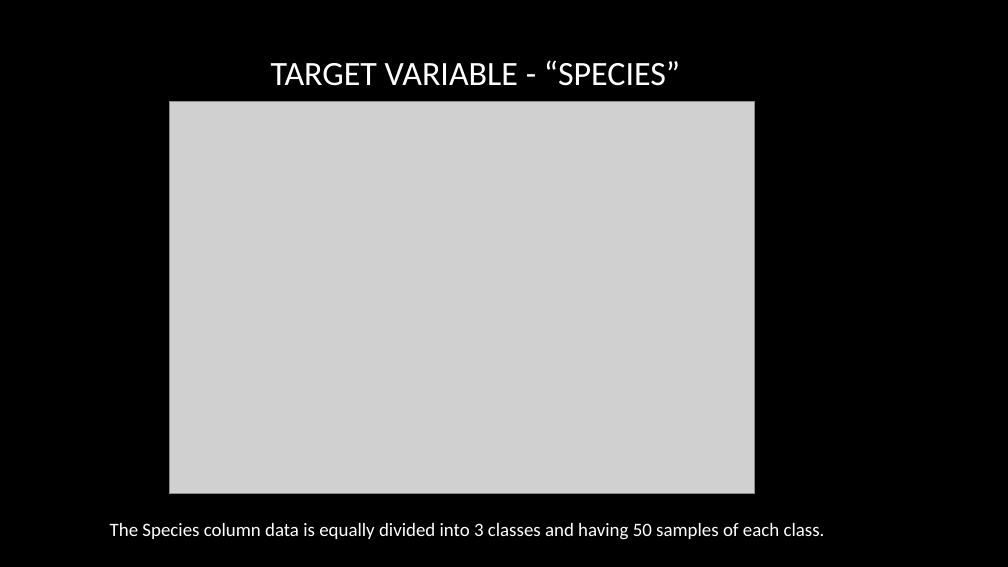
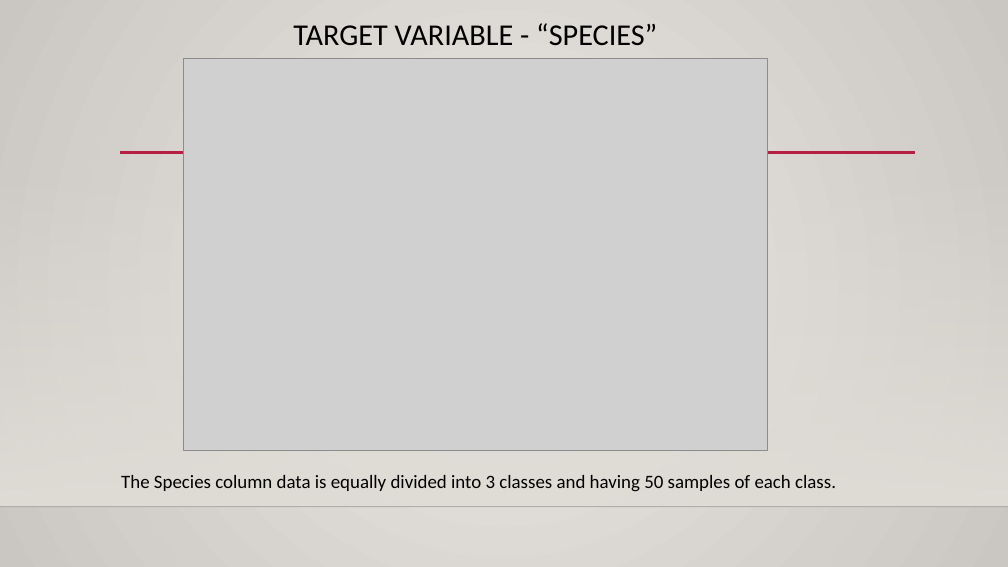
Before and after one commit to rajgupta-github/MachineLearning-with-Python, a slide deck: slide 6 of projects/IrisDataSetClassifier/MLIntermediate Project - Iris Classifier.pptx. Drawn at 1008x567 pixels with LibreOffice and Linux fonts; fonts in the diff are those of the drawing; grey boxes stand for pictures; background and template pictures are left out. Boxes give left, top, right and bottom in pixels: in the first picture for what was removed or moved away, otherwise in the second. Text is boxed around its words. In the diff, an @@ line names an element or a change of style, - is before the commit and + after.

```diff
--- a/projects/IrisDataSetClassifier/MLIntermediate Project - Iris Classifier.pptx
+++ b/projects/IrisDataSetClassifier/MLIntermediate Project - Iris Classifier.pptx
@@ background picture (left out) to gradient #ECEAE7 to #CAC7C1 @@
@@ title "TARGET VARIABLE - “SPECIES”": place and size @@
-title "TARGET VARIABLE - “SPECIES”" at box(271, 60, 680, 86)
+title "TARGET VARIABLE - “SPECIES”" at box(293, 23, 657, 45)
@@ title "TARGET VARIABLE - “SPECIES”" at box(293, 23, 657, 45): size 32.4 to 28.8 pt, text colour #FFFFFF to #000000; line spacing 1 to 0.9; vertical alignment middle to top @@
@@ picture: place and size @@
-picture at box(170, 102, 755, 494)
+picture at box(184, 58, 768, 450)
@@ rectangle added at box(0, 167, 1008, 507), fill gradient #DFDBD5 @@
@@ line added from (120, 153) to (915, 153), #B71E42 2.5 pt @@
@@ text "The Species column data is ...": place and size @@
-text "The Species column data is ..." at box(110, 523, 825, 540)
+text "The Species column data is ..." at box(121, 475, 836, 492)
@@ text "The Species column data is ..." at box(121, 475, 836, 492): text colour #FFFFFF to #000000 @@
@@ line added from (0, 507) to (1008, 507), #000001 1 pt @@
```
Also in this commit, not shown: 9 other slides changed, 6 slides added, 5 slides removed, 6 other files.
